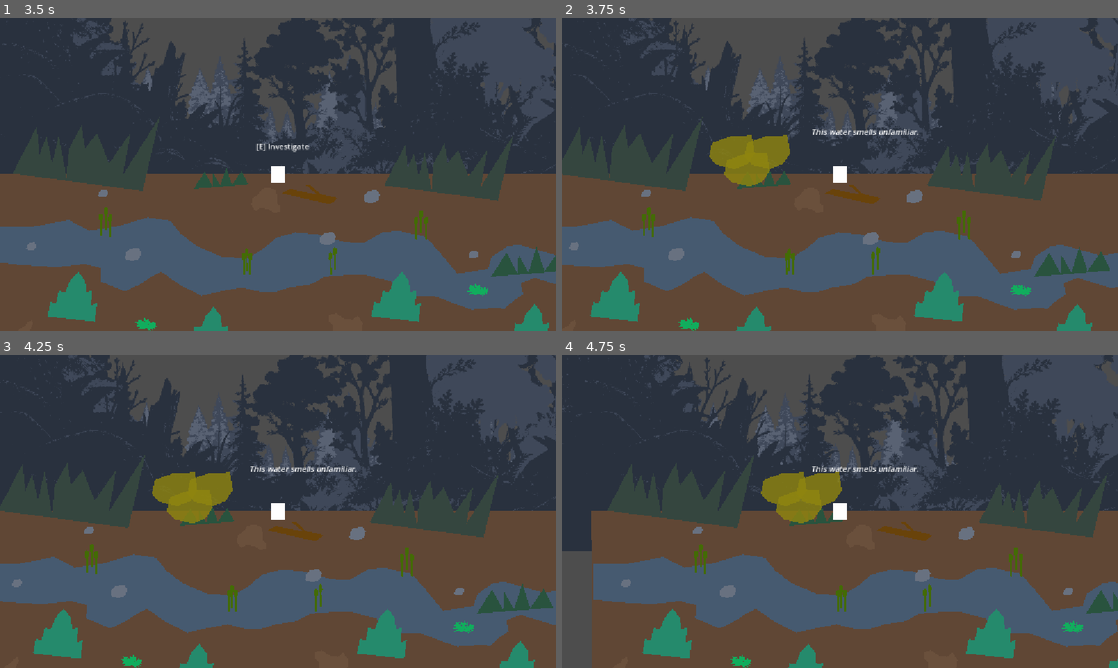
Above: before the commit, frames 1-4 (two rows, left to right).
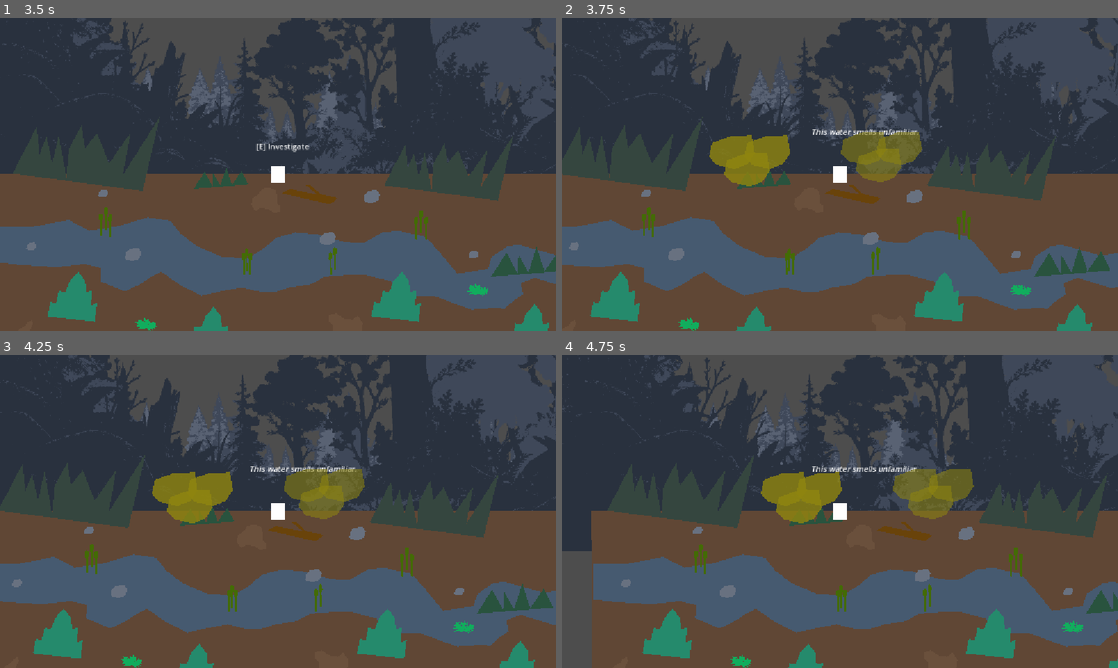
Above: after the commit, the same moments.

Repository: PhoenixMiele/a-dogs-life
Game: Godot game, scene res://scenes/creek/Creek.tscn
Same seed, same stepped clock (60 frames per second), same inputs: the game is played once before the commit and once after it. The project has no main scene, so this scene is started directly.
Inputs:
- Up to frame 1 (3.5 s): tap Enter at 0.5 s; hold D (move_right) 0.53-1.28 s; tap E (investigate) at 0.6, 2.1 s; hold A (move_left) 1.28-2.03 s; tap Shift (run) at 1.35, 2.85 s; hold D (move_right) from 2.03 s (still down)
- Up to frame 2 (3.75 s): release D (move_right) at 3.53 s; hold A (move_left) from 3.53 s (still down); tap E (investigate) at 3.6 s
- Up to frame 3 (4.25 s): keep holding A (move_left)
- Up to frame 4 (4.75 s): keep holding A (move_left); tap Shift (run) at 4.35 s

Frame 1 is identical in both runs. In frame 2, 1.7% of the frame differs, in the area x 50-65%, y 36-53%; in frame 3, 1.7%; in frame 4, 1.7%.

Commit message:
#22 Finalise scent trail system {Part2}

Diff:
--- a/Game/scenes/creek/Creek.tscn
+++ b/Game/scenes/creek/Creek.tscn
@@ -672,7 +672,8 @@
 
 [node name="ScentVisualManager" parent="." unique_id=1032549496 instance=ExtResource("7_871m1")]
 
-[node name="ScentTrail" parent="." unique_id=647617573 instance=ExtResource("8_icapt")]
+[node name="ScentTrail" parent="." unique_id=647617573 node_paths=PackedStringArray("scent_visual_manager") instance=ExtResource("8_icapt")]
+scent_visual_manager = NodePath("../ScentVisualManager")
 
 [node name="RoutePoint1" parent="ScentTrail/Route" parent_id_path=PackedInt32Array(647617573, 1550182118) index="0" unique_id=1779318193 instance=ExtResource("9_6ghox")]
 position = Vector2(273, -8)
@@ -680,6 +681,7 @@
 [node name="End" parent="ScentTrail/Route" parent_id_path=PackedInt32Array(647617573, 1550182118) index="1" unique_id=1346453716 instance=ExtResource("9_6ghox")]
 position = Vector2(1269, -8)
 
+[connection signal="body_entered" from="InvestigationPoint" to="ScentTrail" method="on_source_reentered"]
 [connection signal="investigated" from="InvestigationPoint" to="." method="_on_investigation_completed"]
 [connection signal="scent_detected" from="InvestigationPoint" to="ScentVisualManager" method="show_scent"]
 [connection signal="scent_detected" from="InvestigationPoint" to="ScentTrail" method="activate"]
--- a/Game/scripts/scent/scent_trail.gd
+++ b/Game/scripts/scent/scent_trail.gd
@@ -1,9 +1,15 @@
 extends Node2D
+const SCENT_VISUAL_SCENE: PackedScene = preload("res://scenes/scent/ScentVisual.tscn")
 
 @onready var route: Node2D = $Route
+@export var scent_visual_manager: Node
 var route_points: Array[Node] = []
 var current_point_index: int = 0
 var active: bool = false
+var completed: bool = false
+var trail_scent_type: String = "isolated"
+var trail_duration: float = 5.0
+var trail_colour: Color = Color.WHITE
 
 func _ready() -> void:
 	route_points = route.get_children()
@@ -13,17 +19,45 @@
 
 func activate(
 	_scent_position: Vector2,
-	_scent_type: String,
-	_duration: float,
-	_colour: Color,
+	scent_type: String,
+	duration: float,
+	colour: Color,
 	creates_trail: bool
 ) -> void:
+	if completed:
+		return
+	if active:
+		return
 	if not creates_trail:
 		return
+	if scent_visual_manager:
+		scent_visual_manager.show_persistent_scent(
+			_scent_position,
+			scent_type,
+			duration,
+			colour
+		)
+
+	trail_scent_type = scent_type
+	trail_duration = duration
+	trail_colour = colour
 
 	active = true
 	current_point_index = 0
+	if not route_points.is_empty():
+		_show_scent_at(route_points[current_point_index])
 	print("Scent trail activated")
+
+func _show_scent_at(point: Node2D) -> void:
+	var scent_visual = SCENT_VISUAL_SCENE.instantiate()
+
+	scent_visual.scent_type = trail_scent_type
+	scent_visual.duration = trail_duration
+	scent_visual.colour = trail_colour
+
+	scent_visual.modulate.a = 0.7
+	add_child(scent_visual)
+	scent_visual.global_position = point.global_position
 
 func _on_point_reached(point: Node) -> void:
 	if not active:
@@ -36,8 +70,29 @@
 		return
 
 	print("Reached expected route point: ", point.name)
-
 	current_point_index += 1
+	if current_point_index < route_points.size():
+		_show_scent_at(route_points[current_point_index])
 
 	if current_point_index >= route_points.size():
+		active = false
+		completed = true
+		if scent_visual_manager:
+			scent_visual_manager.clear_persistent_scent()
 		print("Scent trail complete")
+
+func on_source_reentered(body: Node2D) -> void:
+	if not active:
+		return
+
+	if not body.is_in_group("dog"):
+		return
+
+	current_point_index = 0
+
+	if not route_points.is_empty():
+		_show_scent_at(route_points[current_point_index])
+
+
+func _on_investigation_point_body_entered(_body: Node2D) -> void:
+	pass # Replace with function body.
--- a/Game/scripts/scent/scent_trail_point.gd
+++ b/Game/scripts/scent/scent_trail_point.gd
@@ -4,5 +4,4 @@
 
 func _on_body_entered(body: Node2D) -> void:
 	if body.is_in_group("dog"):
-		print("Dog reached scent trail point")
 		dog_reached.emit()
--- a/Game/scripts/scent/scent_visual.gd
+++ b/Game/scripts/scent/scent_visual.gd
@@ -3,6 +3,7 @@
 @export_enum("isolated", "faint", "strong") var scent_type: String = "isolated"
 @export var duration: float = 5.0
 @export var colour: Color = Color.WHITE
+@export var persistent: bool = false
 
 @onready var scent_blobs: Array[Polygon2D] = [
 	$ScentBlob1,
@@ -43,5 +44,8 @@
 		scent_blob.color.a = scent_alpha
 
 func _start_lifetime() -> void:
+	if persistent:
+		return
+
 	await get_tree().create_timer(duration).timeout
 	queue_free()
--- a/Game/scripts/scent/scent_visual_manager.gd
+++ b/Game/scripts/scent/scent_visual_manager.gd
@@ -1,6 +1,7 @@
 extends Node2D
 
 const SCENT_VISUAL_SCENE: PackedScene = preload("res://scenes/scent/ScentVisual.tscn")
+var persistent_scent_visual: Node2D = null
 
 func show_scent(
 	scent_position: Vector2,
@@ -9,9 +10,38 @@
 	colour: Color,
 	creates_trail: bool
 ) -> void:
+	if creates_trail:
+		return
 	var scent_visual = SCENT_VISUAL_SCENE.instantiate()
 	scent_visual.scent_type = scent_type
 	scent_visual.duration = duration
 	scent_visual.colour = colour
+	scent_visual.persistent = creates_trail
+	if creates_trail:
+		persistent_scent_visual = scent_visual
 	add_child(scent_visual)
 	scent_visual.global_position = scent_position
+
+func show_persistent_scent(
+	scent_position: Vector2,
+	scent_type: String,
+	duration: float,
+	colour: Color
+) -> void:
+	var scent_visual = SCENT_VISUAL_SCENE.instantiate()
+
+	scent_visual.scent_type = scent_type
+	scent_visual.duration = duration
+	scent_visual.colour = colour
+	scent_visual.persistent = true
+
+	add_child(scent_visual)
+	scent_visual.global_position = scent_position
+
+	persistent_scent_visual = scent_visual
+
+func clear_persistent_scent() -> void:
+	if is_instance_valid(persistent_scent_visual):
+		persistent_scent_visual.queue_free()
+
+	persistent_scent_visual = null
